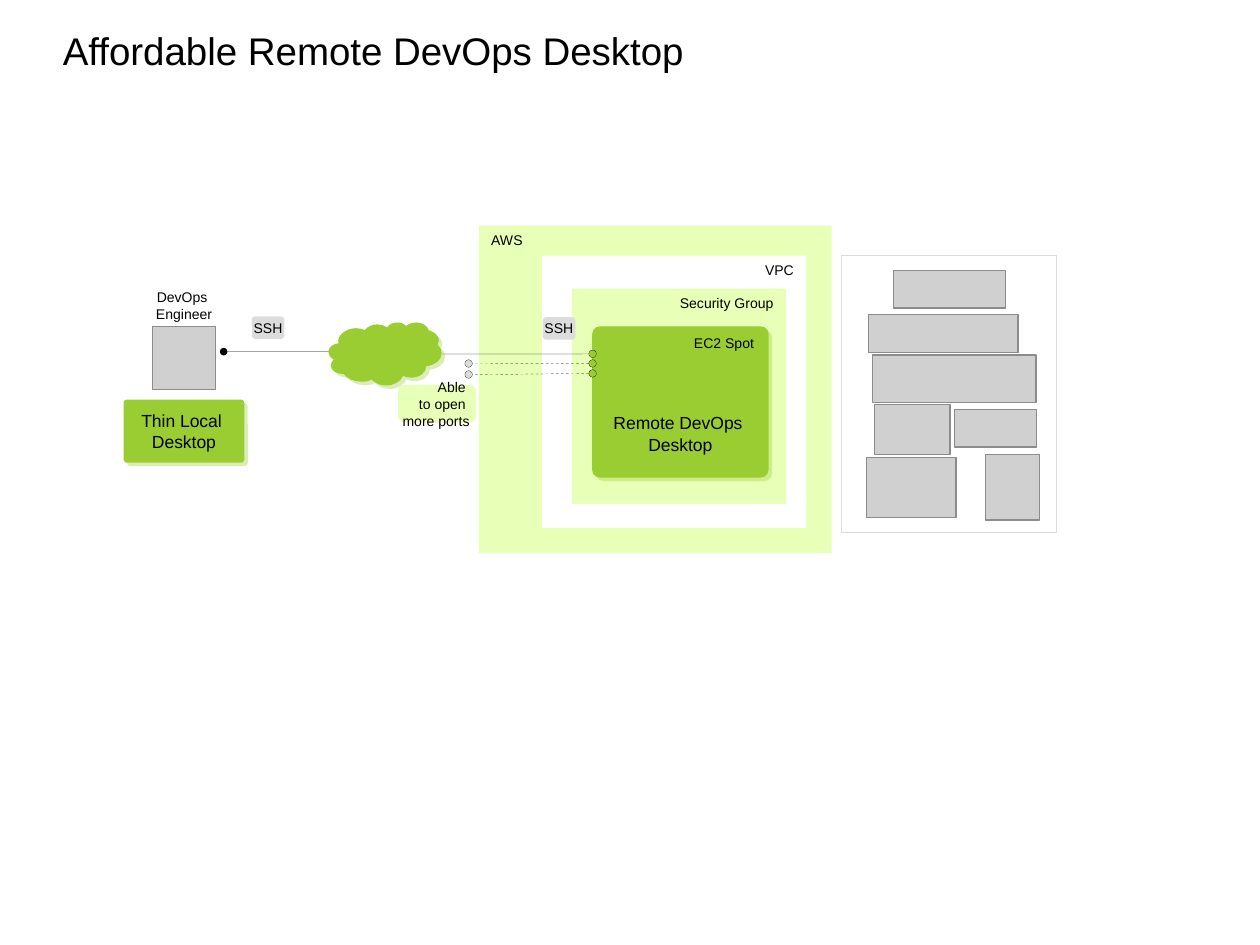
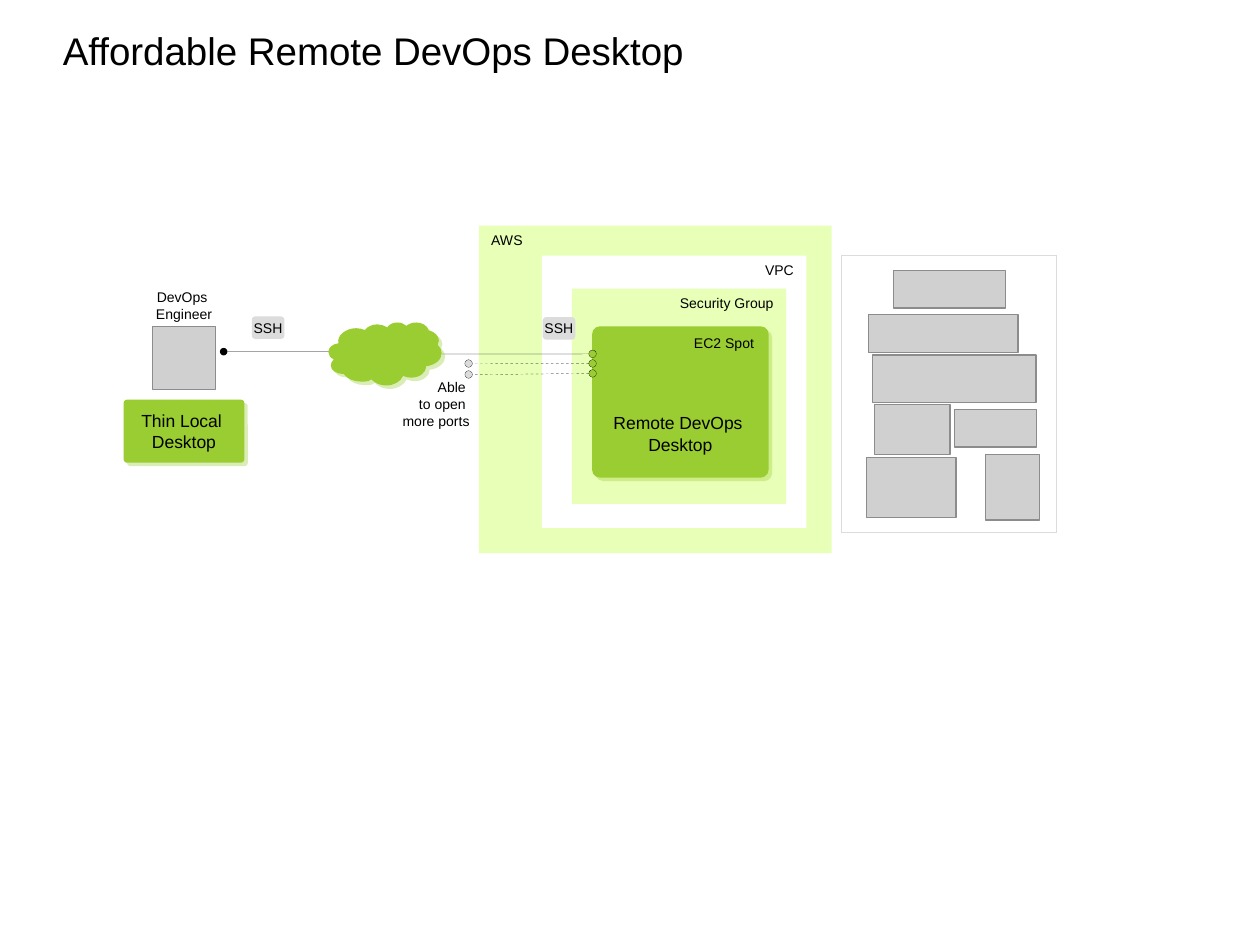
Before and after one commit to chilcano/ghpages-holosec, a slide deck: slide 12 of assets/chilcano-clipart-v5.odp. Drawn at 1260x945 pixels with LibreOffice and Linux fonts; fonts in the diff are those of the drawing; grey boxes stand for pictures. Boxes give left, top, right and bottom in pixels: in the first picture for what was removed or moved away, otherwise in the second. Text is boxed around its words. In the diff, an @@ line names an element or a change of style, - is before the commit and + after.

Commit message:
Clipart updated

```diff
--- a/assets/chilcano-clipart-v5.odp
+++ b/assets/chilcano-clipart-v5.odp
@@ rounded rectangle "Able" at bbox=[398, 384, 476, 422]: fill #E7FFB6 to #FFFFFF @@
```
